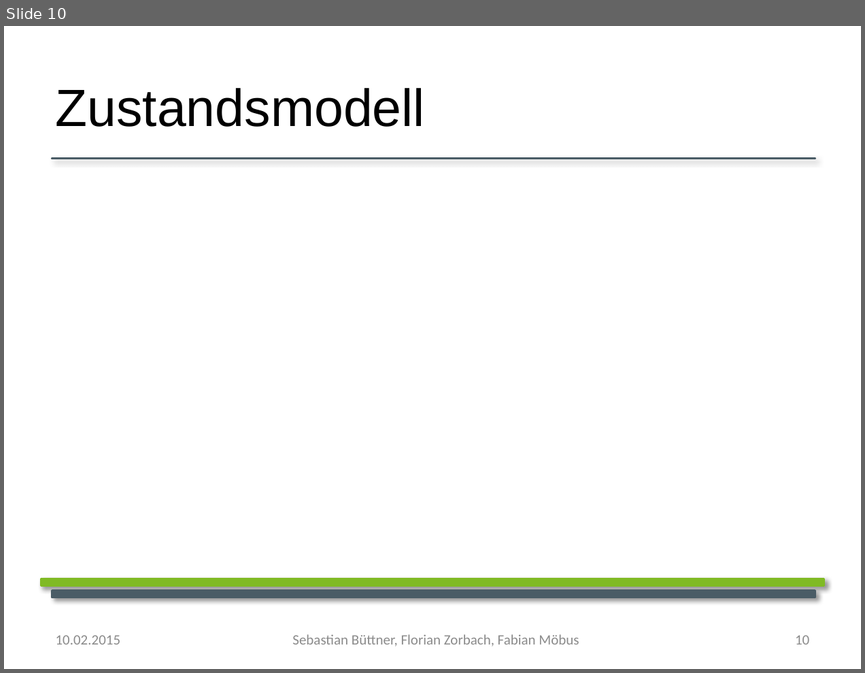
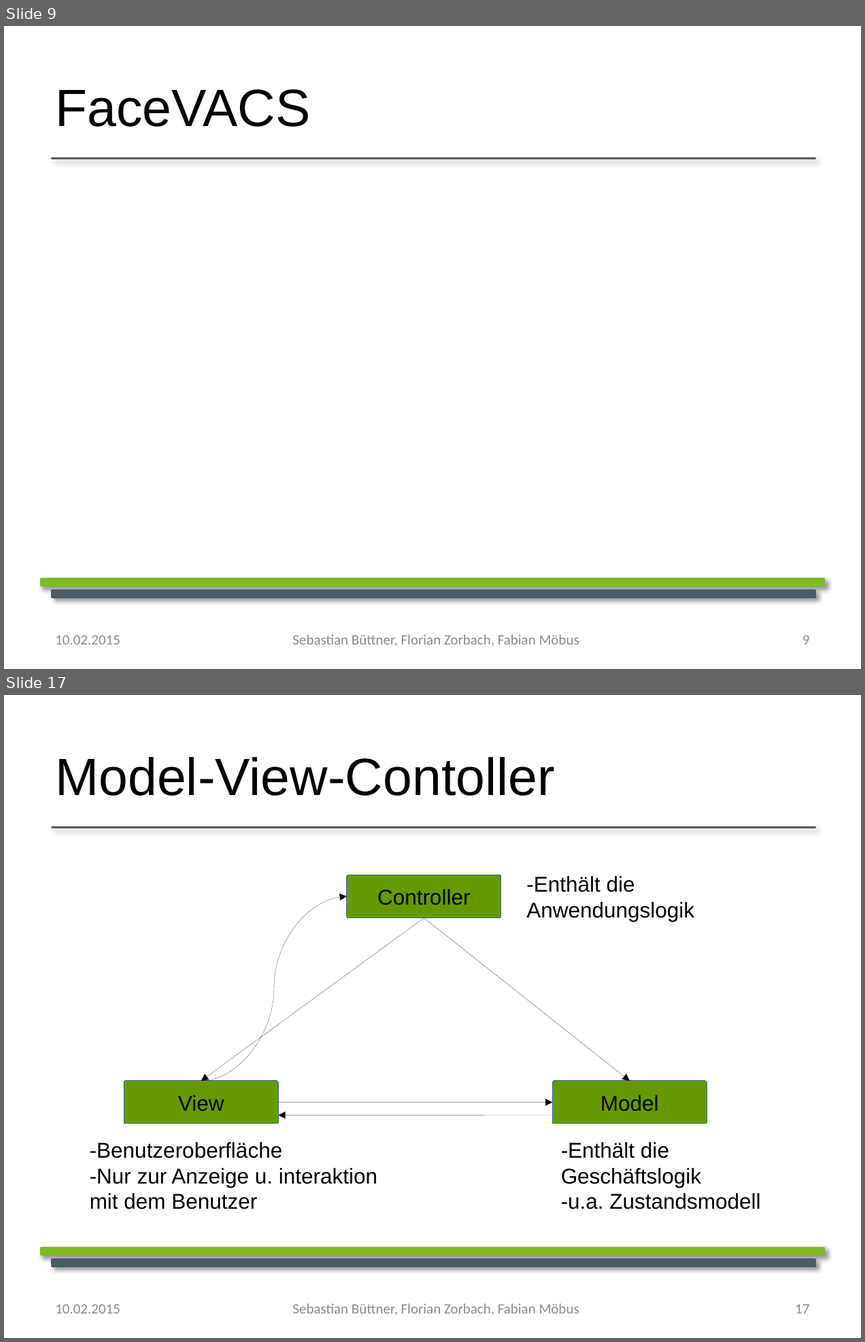
Before and after one commit to YoloSoftDE/YoloTrack, a slide deck: Documentation/Biometrie_praesentation.pptx. Shown one above the other, each under a label of ours: slide 10 before the commit, slides 9 and 17 after it; the slides between them are not shown. The pictures are 865x673 and 865x1342 pixels, drawn with LibreOffice and Linux fonts; fonts in the diff are those of the drawing; background and template pictures are left out. Boxes give left, top, right and bottom in pixels: in the first picture for what was removed or moved away, otherwise in the second. Text is boxed around its words. In the diff, an @@ line names an element or a change of style, - is before the commit and + after.

```diff
--- a/Documentation/Biometrie_praesentation.pptx
+++ b/Documentation/Biometrie_praesentation.pptx
@@ slide 17 added at [4,695,861,1338], background #FFFFFF; not listed: 3 template elements that a slide beside it also shows @@
@@ text added at [55,757,554,796], 44 pt, text #000000 @@
+Model-View-Contoller
@@ rounded rectangle added at [347,875,501,918], fill #669900, outline #3465A4 0.75 pt, 18 pt, text #000000 @@
+Controller
@@ text added at [526,876,694,921], 18 pt, text #000000 @@
+-Enthält die Anwendungslogik
@@ curved arrow added from (201, 1081) to (347, 896), #000000 0.75 pt @@
@@ arrow added from (424, 918) to (201, 1081), #000000 0.75 pt @@
@@ arrow added from (424, 918) to (630, 1081), #000000 0.75 pt @@
@@ rounded rectangle added at [124,1081,278,1123], fill #669900, outline #3465A4 0.75 pt, 18 pt, text #000000 @@
+View
@@ rounded rectangle added at [552,1081,706,1123], fill #669900, outline #3465A4 0.75 pt, 18 pt, text #000000 @@
+Model
@@ arrow added from (278, 1102) to (552, 1102), #000000 0.75 pt @@
@@ arrow added from (552, 1115) to (278, 1115), #000000 0.75 pt @@
@@ text added at [90,1142,377,1209], 18 pt, text #000000 @@
+-Benutzeroberfläche
+-Nur zur Anzeige u. interaktion mit dem Benutzer
@@ text added at [561,1142,760,1209], 18 pt, text #000000 @@
+-Enthält die Geschäftslogik
+-u.a. Zustandsmodell
@@ text added at [55,1304,120,1313], 12 pt, text #8B8B8B @@
+10.02.2015
@@ text added at [292,1303,579,1315], 12 pt, text #8B8B8B @@
+Sebastian Büttner, Florian Zorbach, Fabian Möbus
@@ page number added at [795,1304,809,1313], 12 pt, text #8B8B8B @@
+17
@@ what was slide 10 is now slide 9 @@
@@ slide 9 changed as well @@
@@ text at [55,89,310,127]: text changed @@
-Zustandsmodell
+FaceVACS
@@ text "Sebastian Büttner, Florian Zorbach, Fabian ..." at [292,634,579,646]: text colour #8C8C8C to #8B8B8B @@
@@ page number at [802,635,810,644]: text changed; text colour #8C8C8C to #8B8B8B @@
-10
+9
```
Also in this commit, not shown: 11 other slides changed, 8 other slides added.
